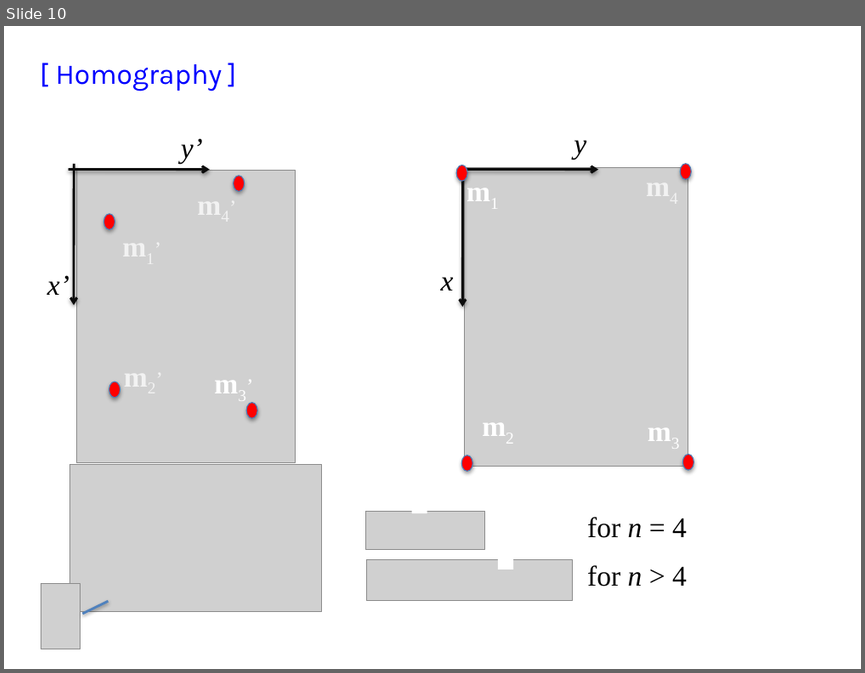
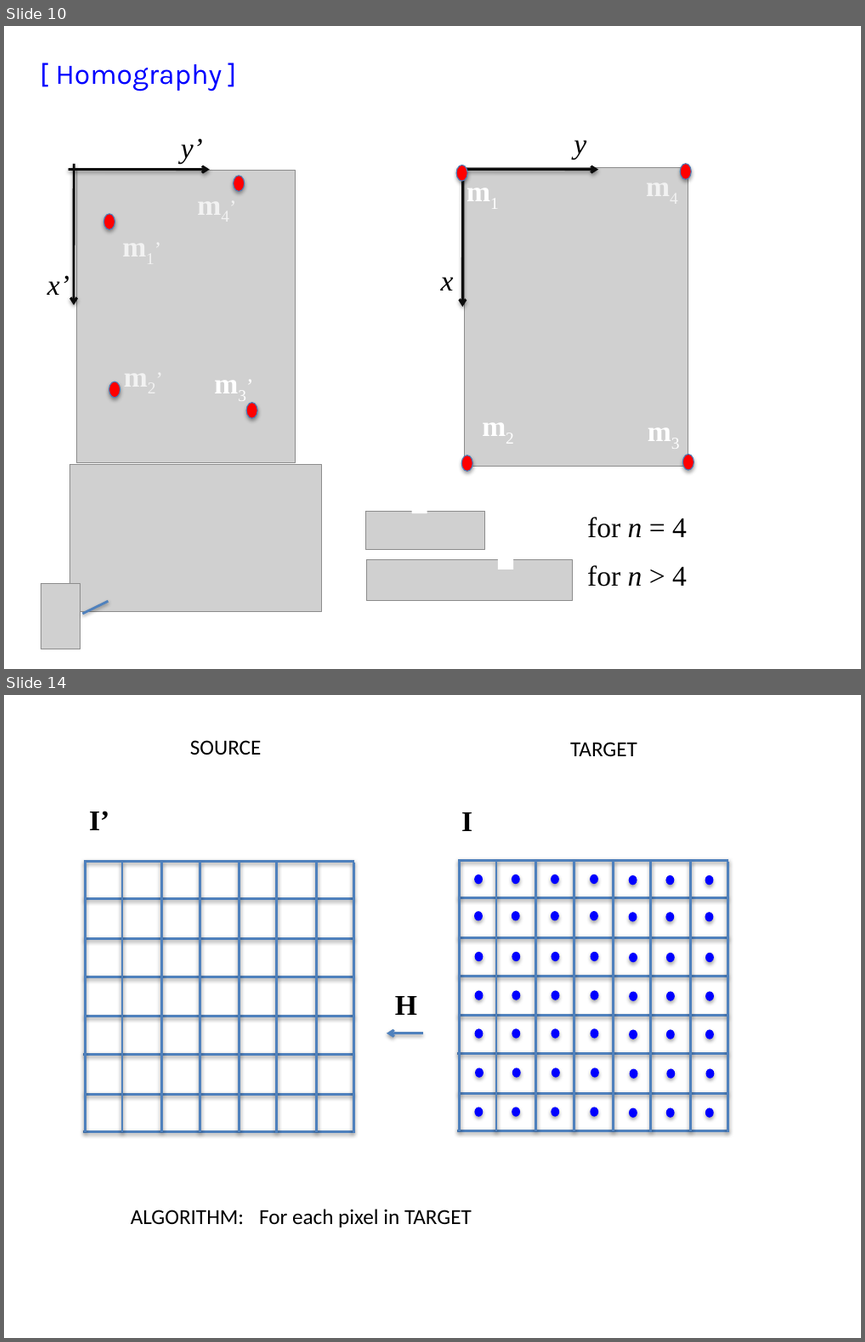
Before and after one commit to domingomery/vision, a slide deck: clases/Cap02_Geometria/presentaciones/CV02_Homography.pptx. Shown one above the other, each under a label of ours: slide 10 before the commit, slides 10 and 14 after it; the slides between them are not shown. The pictures are 865x673 and 865x1342 pixels, drawn with LibreOffice and Linux fonts; fonts in the diff are those of the drawing; grey boxes stand for pictures. Boxes give left, top, right and bottom in pixels: in the first picture for what was removed or moved away, otherwise in the second. Text is boxed around its words. In the diff, an @@ line names an element or a change of style, - is before the commit and + after.

```diff
--- a/clases/Cap02_Geometria/presentaciones/CV02_Homography.pptx
+++ b/clases/Cap02_Geometria/presentaciones/CV02_Homography.pptx
@@ slide 14 added at (x1=4, y1=695, x2=861, y2=1338), background #FFFFFF @@
@@ text added at (x1=190, y1=740, x2=262, y2=755), 18 pt, text #000000 @@
+SOURCE
@@ text added at (x1=570, y1=742, x2=637, y2=756), 18 pt, text #000000 @@
+TARGET
@@ text added at (x1=89, y1=811, x2=109, y2=830), 24 pt, text #000000, bold @@
+I’
@@ text added at (x1=461, y1=812, x2=472, y2=831), 24 pt, text #000000, bold @@
+I
@@ group added at (x1=84, y1=862, x2=354, y2=1132): 16 lines @@
@@ group added at (x1=457, y1=861, x2=728, y2=1131): 16 lines @@
@@ text added at (x1=395, y1=996, x2=417, y2=1015), 24 pt, text #000000, bold @@
+H
@@ arrow added from (423, 1033) to (386, 1033), #4F81BD 2 pt @@
@@ group added at (x1=474, y1=874, x2=715, y2=1117): 49 ellipses @@
@@ text added at (x1=131, y1=1208, x2=472, y2=1227), 18 pt, text #000000 @@
+ALGORITHM: For each pixel in TARGET
```
Also in this commit, not shown: 15 other slides added, 2 slides removed, 7 other files.
